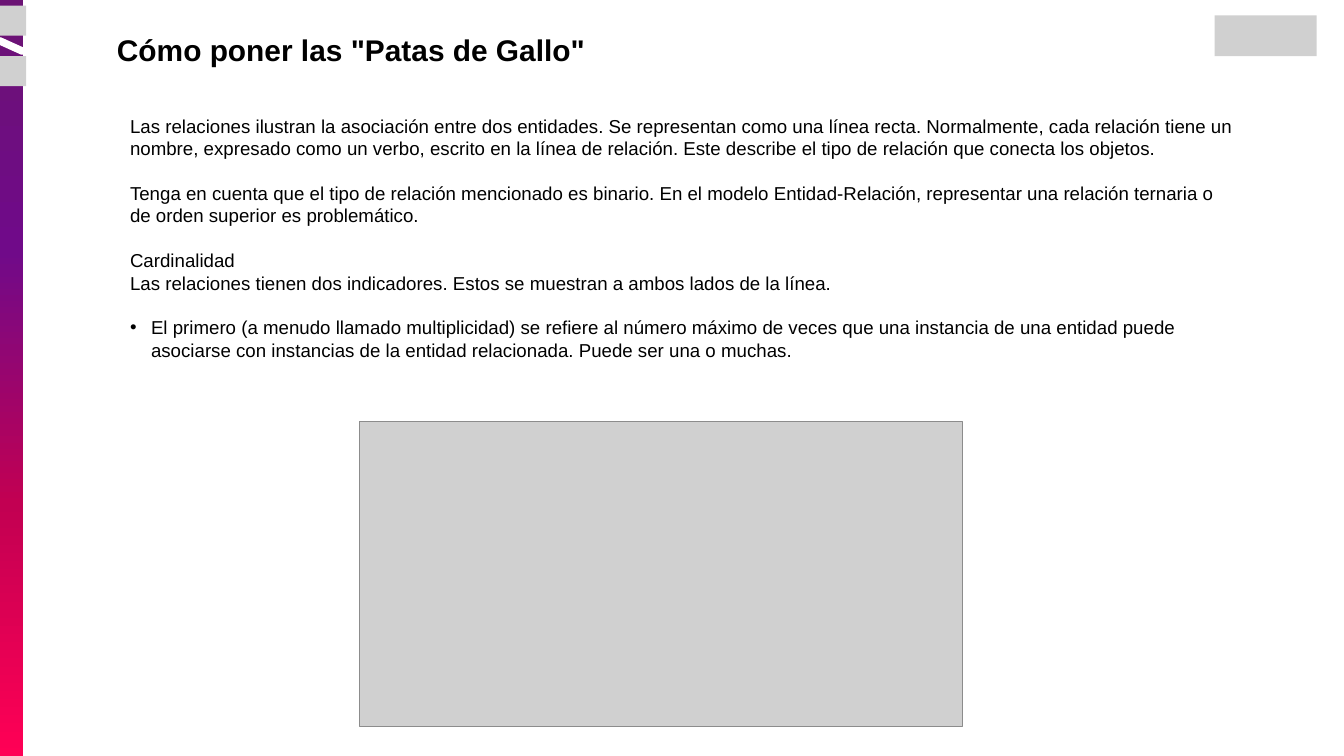
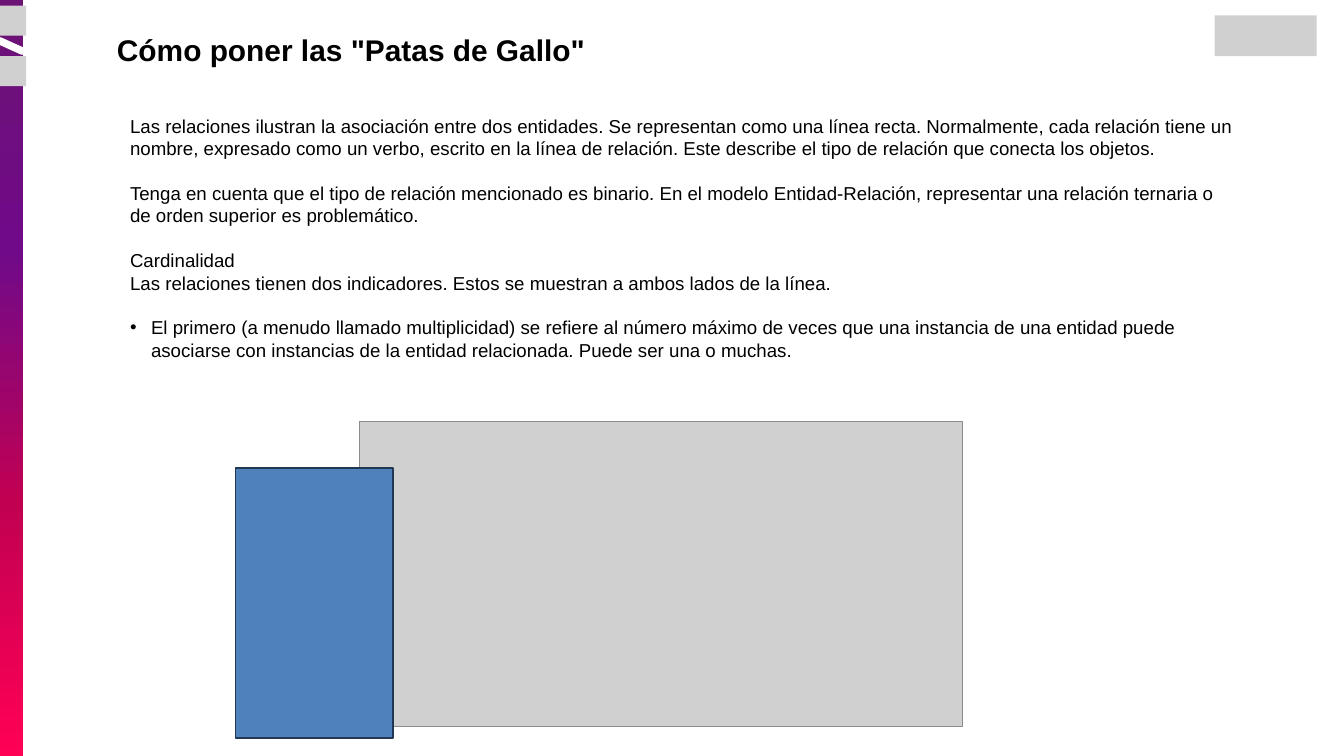
Before and after one commit to Armosque/curso-ingenieria-de-datos, a slide deck: slide 51 of modulo-02_bases_datos/01_BD Relacionales - Postgres/clases/03_Diseño Relacional.pptx. Drawn at 1344x756 pixels with LibreOffice and Linux fonts; fonts in the diff are those of the drawing; grey boxes stand for pictures. Boxes give left, top, right and bottom in pixels: in the first picture for what was removed or moved away, otherwise in the second. Text is boxed around its words. In the diff, an @@ line names an element or a change of style, - is before the commit and + after.

```diff
--- a/modulo-02_bases_datos/01_BD Relacionales - Postgres/clases/03_Diseño Relacional.pptx
+++ b/modulo-02_bases_datos/01_BD Relacionales - Postgres/clases/03_Diseño Relacional.pptx
@@ rectangle added at (236, 468, 393, 738), fill #4F81BD, outline #233953 2 pt @@
```
Also in this commit, not shown: 17 other slides changed, 1 slide added, 1 other file.
